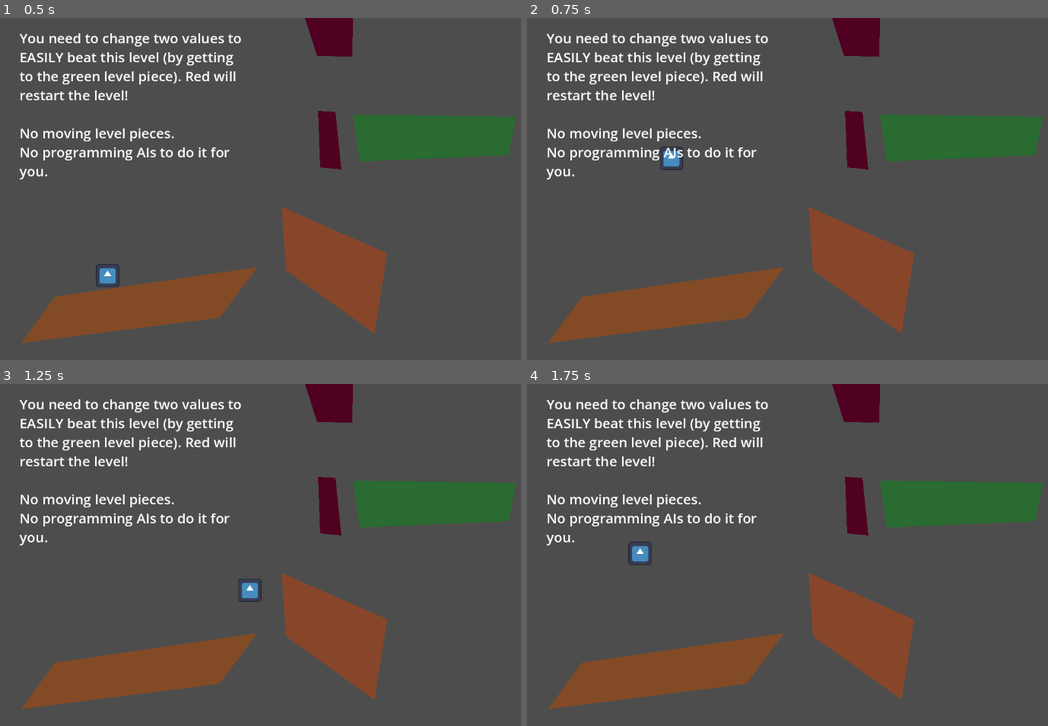
Above: before the commit, frames 1-4 (two rows, left to right).
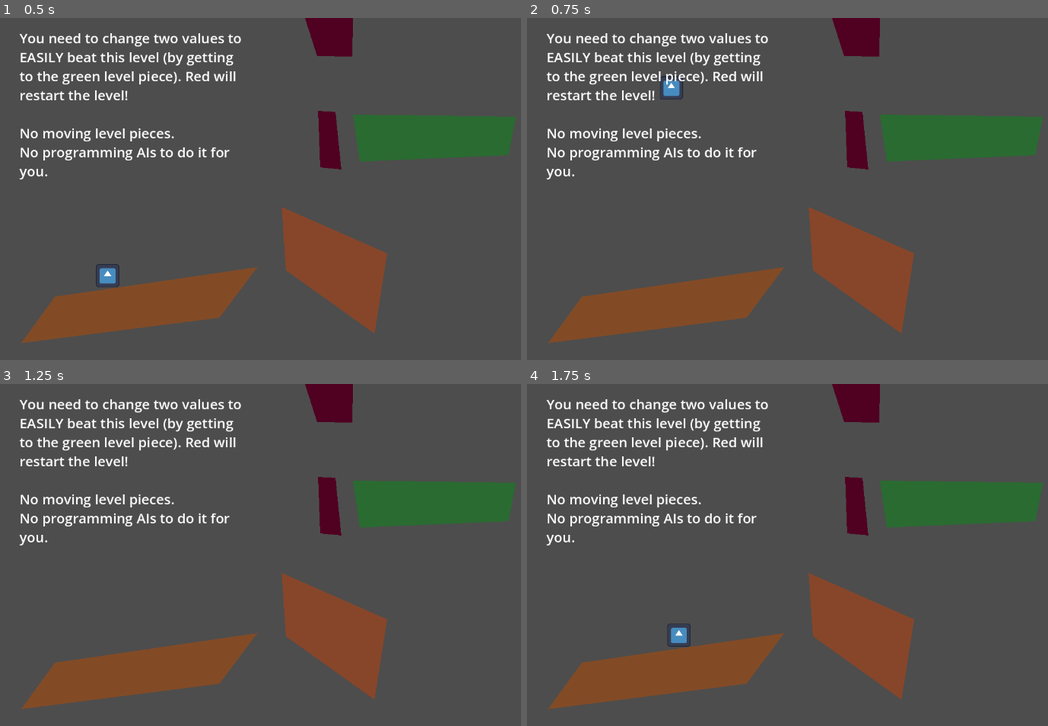
Above: after the commit, the same moments.

Repository: mlaflam/HW9-SmoothMoves-main
Game: Godot game, scene res://hw_problem_2.tscn
The game is run twice, just before and just after one commit, with the same random seed, the same clock (stepped at 60 frames per second) and the same inputs. This scene is started directly instead of the project's main scene. The engine's default icon, where the game draws it, is replaced by a stand-in: a white triangle on a blue panel in a dark square.
Inputs:
- Up to frame 1 (0.5 s): no input
- Up to frame 2 (0.75 s): tap Enter at 0.5 s; hold D (move_right) from 0.53 s (still down); tap Space (jump) at 0.6 s
- Up to frame 3 (1.25 s): keep holding D (move_right); tap Space (jump) at 0.77, 1.07 s
- Up to frame 4 (1.75 s): keep holding D (move_right); tap Space (jump) at 1.35, 1.52 s

Frame 1 is identical in both runs. In frame 2, 0.4% of the frame differs, in the area x 25-30%, y 16-45%; in frame 3, 0.2%; in frame 4, 0.4%, in the area x 19-32%, y 46-77%.

Commit message:
Redo problem 2
Problem 2: changed jump height and speed limit to jump over the red blocks

Diff:
--- a/Scripts/MoveCharacter.gd
+++ b/Scripts/MoveCharacter.gd
@@ -7,23 +7,38 @@
 @export var friction : float ## What friction should they experience on the ground?
 
 # Called when the node enters the scene tree for the first time.
+# This function sets the initial gravity
 func _ready():
-	gravity = Vector2(0, 100)
+	gravity = Vector2(0, 100)  # Gravity is 0 in x and 100 in y direction
 	pass # Replace with function body.
 
 
 func _get_input():
+
+	 # if the Character is on the "floor" or has ended motion
 	if is_on_floor():
+
+		# if moving left then add negative of the movement speed to the velocity in the x direction
+		# negative changes of velocity in the x direction indicate leftward movement
 		if Input.is_action_pressed("move_left"):
 			velocity += Vector2(-movement_speed,0)
 
+		# if moving right then add positive of the movement speed to the velocity in the x direction
+		# positive changes of velocity in the x direction indicate rigthward movement
 		if Input.is_action_pressed("move_right"):
 			velocity += Vector2(movement_speed,0)
 
+		# if jumping then add positive of the movement speed to the velocity in the y direction
+		# positive changes of velocity in the y direction indicate upward movement
+		# also change velocity in x direction to 1 ?
 		if Input.is_action_just_pressed("jump"): # Jump only happens when we're on the floor (unless we want a double jump, but we won't use that here)
 			velocity += Vector2(1,-jump_height)
 
+	# if the Character is NOT on the "floor" or has NOT ended motion
 	if not is_on_floor():
+		# if moving left then add negative of the movement speed to the velocity in the x direction
+		# negative changes of velocity in the x direction indicate leftward movement
+		# this is multipied by the horizontal_air_coefficient which lessens x movement in the air
 		if Input.is_action_pressed("move_left"):
 			velocity += Vector2(-movement_speed * horizontal_air_coefficient,0)
 
--- a/hw_problem_2.tscn
+++ b/hw_problem_2.tscn
@@ -15,7 +15,7 @@
 position = Vector2(204, 286)
 floor_snap_length = 8.1
 script = ExtResource("1_bnc3r")
-jump_height = 2000.0
+jump_height = 3000.0
 movement_speed = 100.0
 horizontal_air_coefficient = 0.3
 speed_limit = 400.0
@@ -69,7 +69,6 @@
 
 [node name="Area2D2" type="Area2D" parent="."]
 position = Vector2(603, -48)
-monitoring = false
 script = ExtResource("3_ayj3k")
 
 [node name="Polygon2D" type="Polygon2D" parent="Area2D2"]
@@ -81,7 +80,6 @@
 
 [node name="Area2D" type="Area2D" parent="."]
 position = Vector2(584, 198)
-monitoring = false
 script = ExtResource("3_ayj3k")
 
 [node name="Polygon2D" type="Polygon2D" parent="Area2D"]
